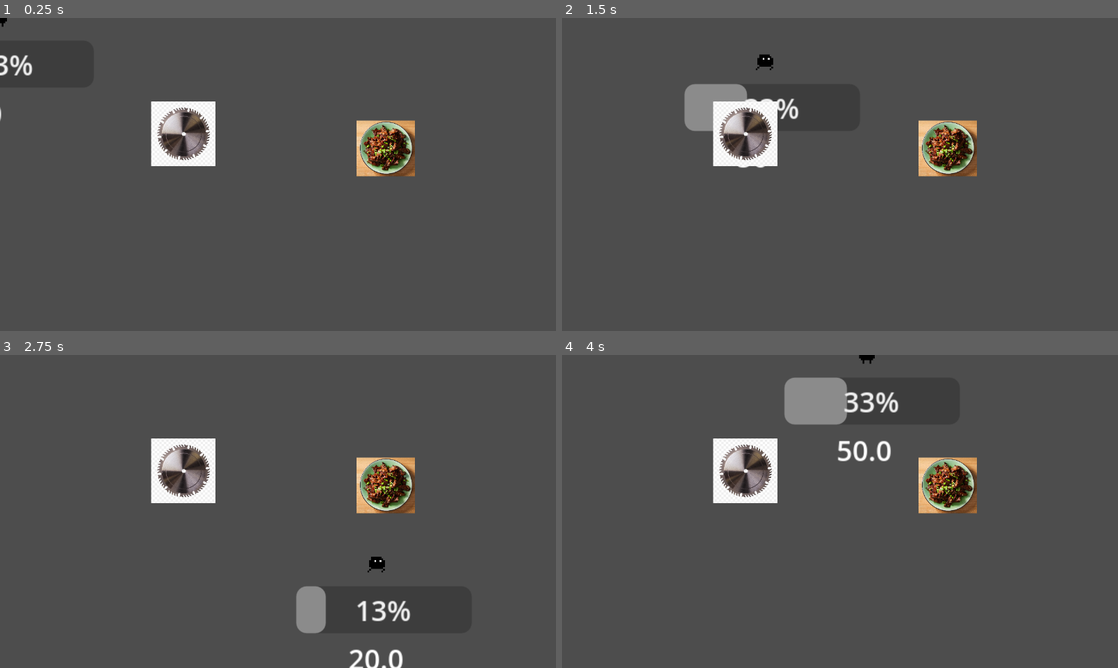
Above: before the commit, frames 1-4 (two rows, left to right).
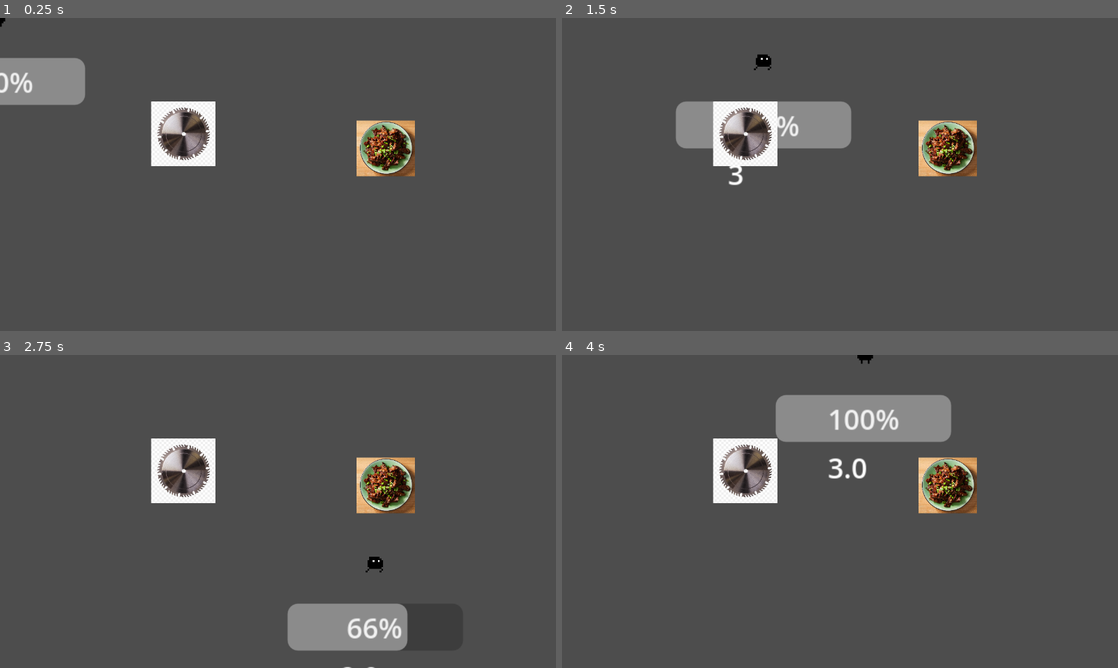
Above: after the commit, the same moments.

Repository: OAVideoGameDevelopment/Phoenix
Game: Godot game, scene res://Main.tscn
The game is run twice, just before and just after one commit, with the same random seed, the same clock (stepped at 60 frames per second) and the same inputs.
Inputs:
- Up to frame 1 (0.25 s): no input
- Up to frame 2 (1.5 s): tap Enter at 0.5 s; hold D (move_right) 0.53-1.28 s; hold S (move_down) from 1.28 s (still down)
- Up to frame 3 (2.75 s): release S (move_down) at 2.03 s; hold D (move_right) from 2.03 s (still down)
- Up to frame 4 (4 s): release D (move_right) at 2.78 s; hold W (move_up) 2.78-3.53 s; hold A (move_left) from 3.53 s (still down)

The runs differ from the first frame. In frame 1, 2.3% of the frame differs, in the area x 0-16%, y 0-33%; in frame 2, 3.3%; in frame 3, 3.3%; in frame 4, 4.8%, in the area x 38-71%, y 0-40%.

Commit message:
Fixed Health System with Healing Items & Health Bar

Diff:
--- a/Damage/Saw.tscn
+++ b/Damage/Saw.tscn
@@ -1,14 +1,12 @@
-[gd_scene load_steps=4 format=3 uid="uid://b5yaa70qbh3li"]
+[gd_scene load_steps=3 format=3 uid="uid://b5yaa70qbh3li"]
 
-[ext_resource type="Script" uid="uid://b34brwjvvg87" path="res://Damage/saw.gd" id="1_al2jn"]
 [ext_resource type="Texture2D" uid="uid://dtt0dcd4r4e5c" path="res://Misc/Screenshot 2026-04-04 104759.png" id="2_d3q1m"]
 
 [sub_resource type="RectangleShape2D" id="RectangleShape2D_7c5v0"]
 size = Vector2(35.5, 35.5)
 
-[node name="Saw" type="Area2D"]
+[node name="Saw" type="Area2D" groups=["damage"]]
 collision_layer = 2
-script = ExtResource("1_al2jn")
 
 [node name="Sprite2D" type="Sprite2D" parent="."]
 position = Vector2(0.5, -0.34255219)
--- a/Damage/saw.gd
+++ /dev/null
@@ -1,6 +0,0 @@
-extends Area2D
-
-
-func _on_body_entered(body: Node2D) -> void:
-	if body is Player:
-		body.take_damage(30)
--- a/Heals/Heart.tscn
+++ b/Heals/Heart.tscn
@@ -1,14 +1,12 @@
 [gd_scene load_steps=4 format=3 uid="uid://wqcuyddc0728"]
 
 [ext_resource type="Texture2D" uid="uid://crh0ru01dofl2" path="res://Misc/Screenshot 2026-04-04 113440.png" id="1_23dhv"]
-[ext_resource type="Script" uid="uid://dwrui6py11qx7" path="res://Heals/heart.gd" id="1_gy6u4"]
 
 [sub_resource type="RectangleShape2D" id="RectangleShape2D_gy6u4"]
 size = Vector2(34, 32.5)
 
-[node name="Heart" type="Area2D"]
+[node name="Heart" type="Area2D" groups=["heal"]]
 collision_layer = 4
-script = ExtResource("1_gy6u4")
 
 [node name="Sprite2D" type="Sprite2D" parent="."]
 position = Vector2(0, 2.0000038)
--- a/Heals/heart.gd
+++ /dev/null
@@ -1,8 +0,0 @@
-extends Area2D
-
-
-
-
-func _on_body_entered(body: Node2D) -> void:
-	if body is Player:
-		body.take_heal(30)
--- a/Main.tscn
+++ b/Main.tscn
@@ -14,6 +14,7 @@
 [node name="Main" type="Node"]
 
 [node name="Player" parent="." instance=ExtResource("1_uu6xs")]
+position = Vector2(-1, 0)
 character_data = SubResource("Resource_cm0pq")
 
 [node name="Saw" parent="." instance=ExtResource("3_cm0pq")]
--- a/Player/Player.tscn
+++ b/Player/Player.tscn
@@ -182,6 +182,13 @@
 &"walk": SubResource("Animation_13m0h")
 }
 
+[sub_resource type="CircleShape2D" id="CircleShape2D_s1rgi"]
+radius = 3.0
+
+[sub_resource type="CapsuleShape2D" id="CapsuleShape2D_j23h2"]
+radius = 5.0
+height = 12.0
+
 [node name="Player" type="CharacterBody2D" groups=["Bodies", "Player"]]
 collision_mask = 6
 floor_snap_length = 3.0
@@ -221,6 +228,18 @@
 
 [node name="Detection" type="Node2D" parent="."]
 
+[node name="Damage" type="Area2D" parent="Detection"]
+collision_mask = 2
+
+[node name="DamageHitbox" type="CollisionShape2D" parent="Detection/Damage"]
+shape = SubResource("CircleShape2D_s1rgi")
+
+[node name="Heal" type="Area2D" parent="Detection"]
+collision_mask = 4
+
+[node name="HealHitbox" type="CollisionShape2D" parent="Detection/Heal"]
+shape = SubResource("CapsuleShape2D_j23h2")
+
 [node name="Timers" type="Node" parent="."]
 
 [node name="FiniteStateMachine" type="Node" parent="." node_paths=PackedStringArray("state")]
@@ -240,10 +259,10 @@
 animation = NodePath("../../AnimationPlayer")
 
 [node name="HealthBar" type="ProgressBar" parent="."]
-offset_left = -47.0
-offset_top = 13.0
-offset_right = 54.0
-offset_bottom = 40.0
+offset_left = -51.0
+offset_top = 23.0
+offset_right = 50.0
+offset_bottom = 50.0
 script = ExtResource("8_s1rgi")
 
 [node name="Label" type="Label" parent="HealthBar"]
@@ -253,3 +272,6 @@
 offset_top = 30.0
 offset_right = 83.0
 offset_bottom = 56.0
+
+[connection signal="area_entered" from="Detection/Damage" to="." method="_on_damage_area_entered"]
+[connection signal="area_entered" from="Detection/Heal" to="." method="_on_heal_area_entered"]
--- a/Player/player.gd
+++ b/Player/player.gd
@@ -26,7 +26,7 @@
 	default_signals()
 	movement_signals()
 
-	healthBar.set_health_bar(health, maxHealth)
+	healthBar.set_health_bar(character_data.HP, maxHealth)
 
 func movement_signals() -> void:
 	player_movement.default.connect(fsm.change_state.bind(player_default))
@@ -49,13 +49,22 @@
 		player_collision.position.x *= -1
 
 
-var maxHealth = 150
-var health = 50
+var maxHealth = 3
 
 func take_damage(damage:int):
-	health -= damage
-	if health < 0: health = 0
+	character_data.HP -= damage
+	if character_data.HP < 0: character_data.HP = 0
 	healthBar.change_health(- damage)
+
 func take_heal(heal:int):
-	health += heal
+	character_data.HP += heal
 	healthBar.change_health(heal)
+
+func _on_damage_area_entered(area: Area2D) -> void:
+		if area.is_in_group("damage"):
+			take_damage(1)
+
+
+func _on_heal_area_entered(area: Area2D) -> void:
+	if area.is_in_group("heal"):
+		take_heal(1)
--- a/project.godot
+++ b/project.godot
@@ -33,6 +33,11 @@
 "res://Player/": "blue"
 }
 
+[global_group]
+
+damage=""
+heal=""
+
 [input]
 
 move_right={
Not shown, removed: Damage/saw.gd.uid
Not shown, removed: Heals/heart.gd.uid
Not shown: 1 places in Player/Player.tscn that only renumber resources
